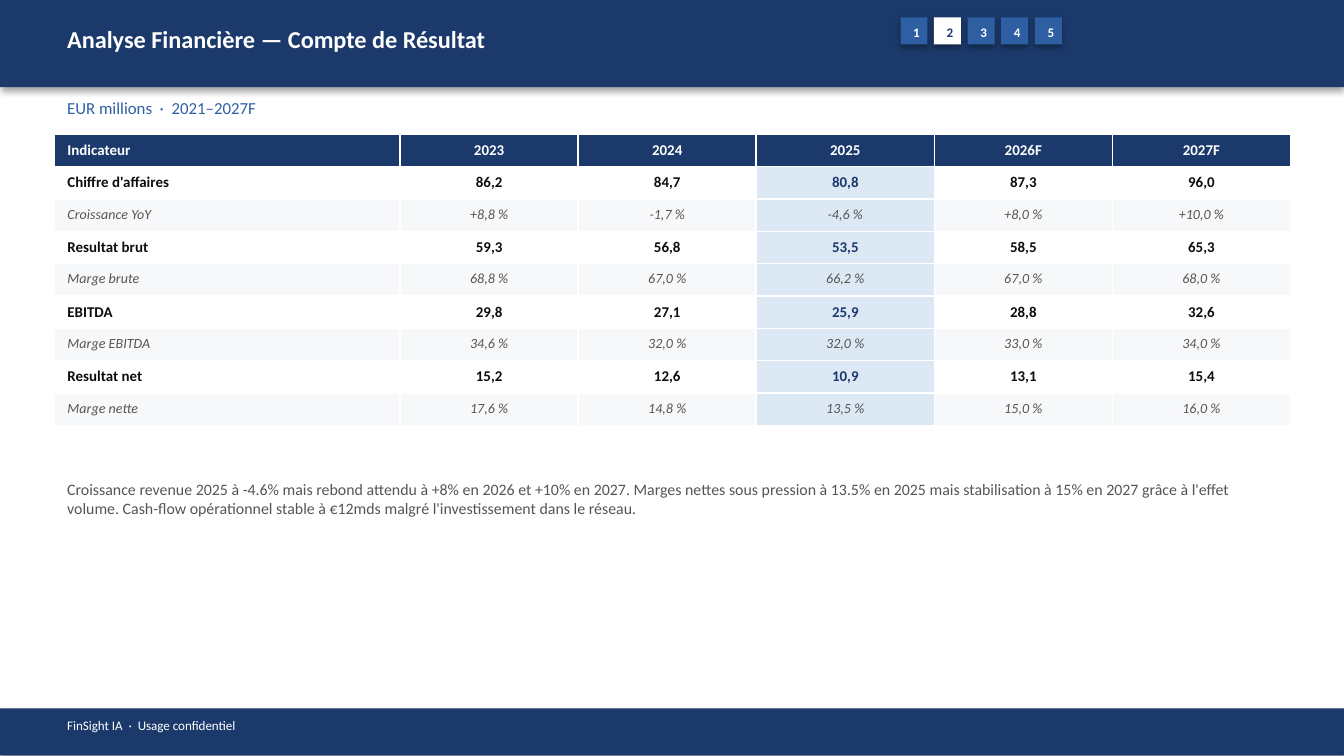
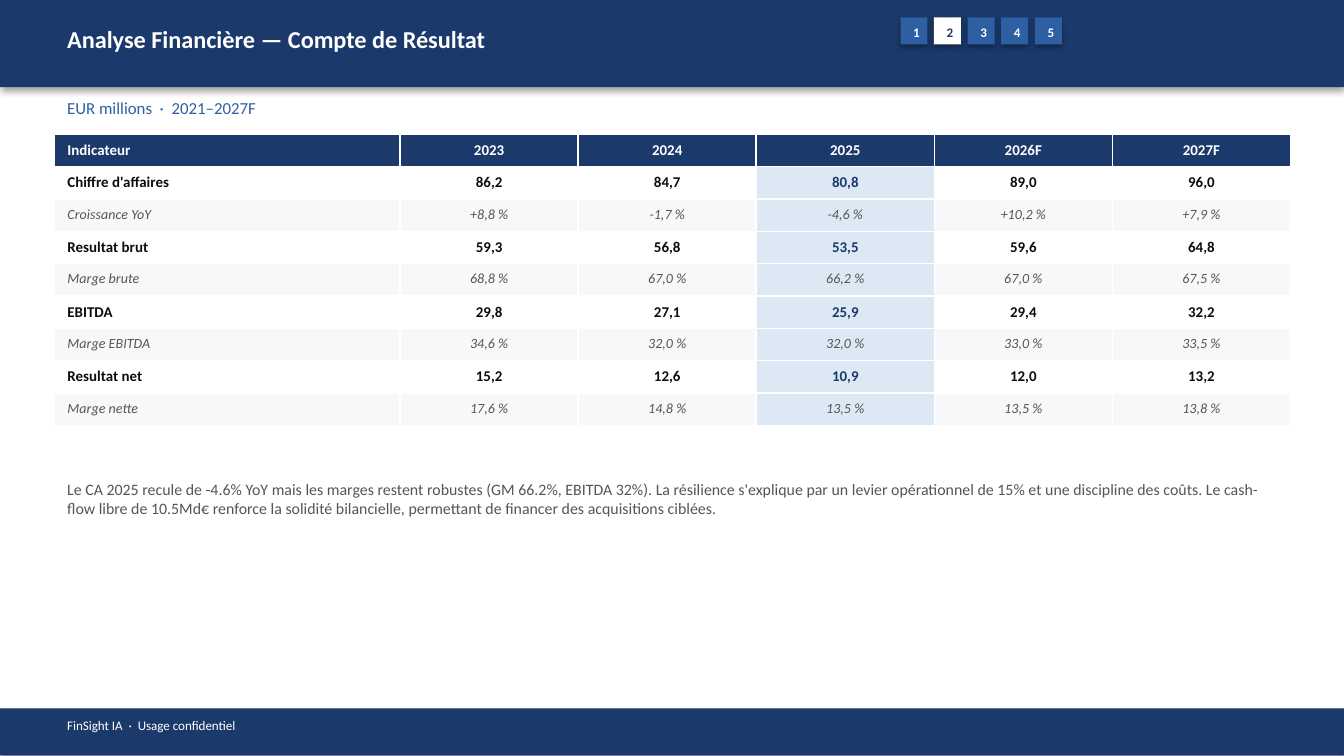
Before and after one commit to baptistejeh07-art/finsight-ia, a slide deck: slide 8 of preview/MC.PA/MC.PA_pitchbook.pptx. Drawn at 1344x756 pixels with LibreOffice and Linux fonts; fonts in the diff are those of the drawing. Boxes give left, top, right and bottom in pixels: in the first picture for what was removed or moved away, otherwise in the second. Text is boxed around its words. In the diff, an @@ line names an element or a change of style, - is before the commit and + after.

```diff
--- a/preview/MC.PA/MC.PA_pitchbook.pptx
+++ b/preview/MC.PA/MC.PA_pitchbook.pptx
@@ table at [54, 134, 1288, 426] @@
-row 2, column 5: 87,3
+row 2, column 5: 89,0
-row 3, column 5: +8,0 %
+row 3, column 5: +10,2 %
-row 3, column 6: +10,0 %
+row 3, column 6: +7,9 %
-row 4, column 5: 58,5
+row 4, column 5: 59,6
-row 4, column 6: 65,3
+row 4, column 6: 64,8
-row 5, column 6: 68,0 %
+row 5, column 6: 67,5 %
-row 6, column 5: 28,8
+row 6, column 5: 29,4
-row 6, column 6: 32,6
+row 6, column 6: 32,2
-row 7, column 6: 34,0 %
+row 7, column 6: 33,5 %
-row 8, column 5: 13,1
+row 8, column 5: 12,0
-row 8, column 6: 15,4
+row 8, column 6: 13,2
-row 9, column 5: 15,0 %
+row 9, column 5: 13,5 %
-row 9, column 6: 16,0 %
+row 9, column 6: 13,8 %
@@ text at [67, 483, 1258, 517]: text changed @@
-Croissance revenue 2025 à -4.6% mais rebond attendu à +8% en 2026 et +10% en 2027. Marges nettes sous pression à 13.5% en 2025 mais stabilisation à 15% en 2027 grâce à l'effet volume. Cash-flow opérationnel stable à €12mds malgré l'investissement dans le réseau.
+Le CA 2025 recule de -4.6% YoY mais les marges restent robustes (GM 66.2%, EBITDA 32%). La résilience s'explique par un levier opérationnel de 15% et une discipline des coûts. Le cash-flow libre de 10.5Md€ renforce la solidité bilancielle, permettant de financer des acquisitions ciblées.
```
Also in this commit, not shown: 12 other slides changed, 6 other files.
